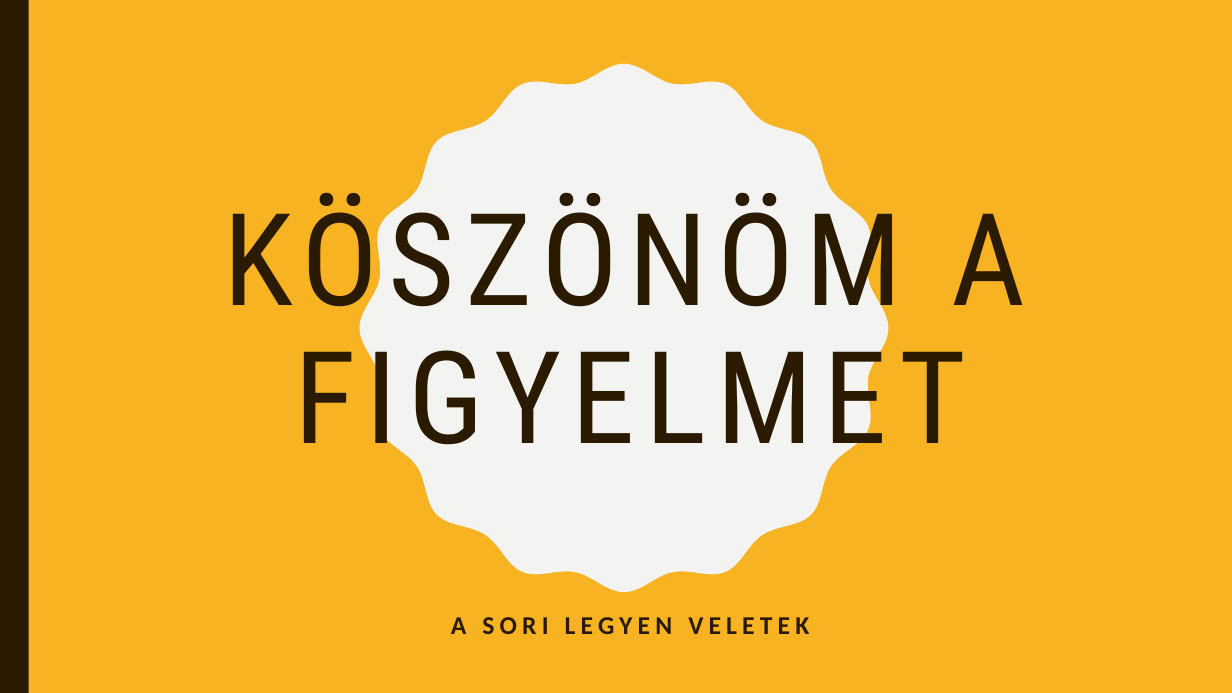
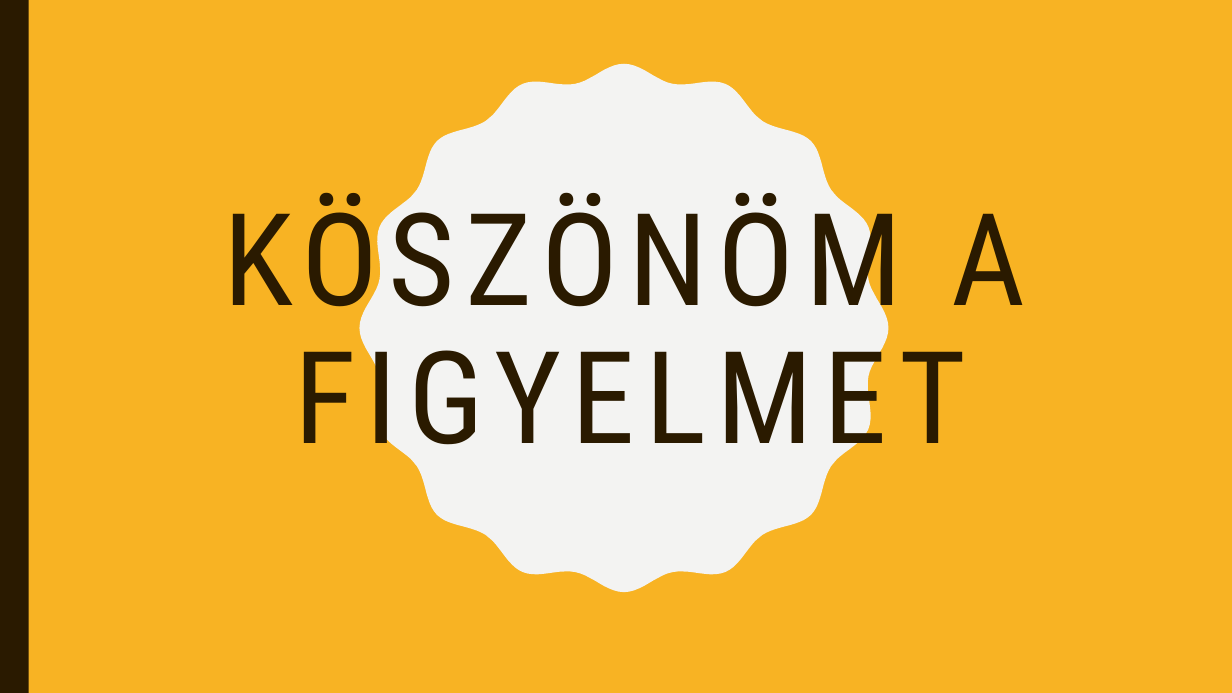
Before and after one commit to zorrrozotya/SFMproject, a slide deck: slide 8 of bemutato/Prezentacio.pptx (slide 9 before the commit). Drawn at 1232x693 pixels with LibreOffice and Linux fonts; fonts in the diff are those of the drawing. Boxes give left, top, right and bottom in pixels: in the first picture for what was removed or moved away, otherwise in the second. Text is boxed around its words. In the diff, an @@ line names an element or a change of style, - is before the commit and + after.

```diff
--- a/bemutato/Prezentacio.pptx
+++ b/bemutato/Prezentacio.pptx
@@ subtitle removed at bbox=[451, 617, 809, 634] @@
-A SORI LEGYEN VELETEK
```
Also in this commit, not shown: 7 other slides changed, 1 slide removed.
